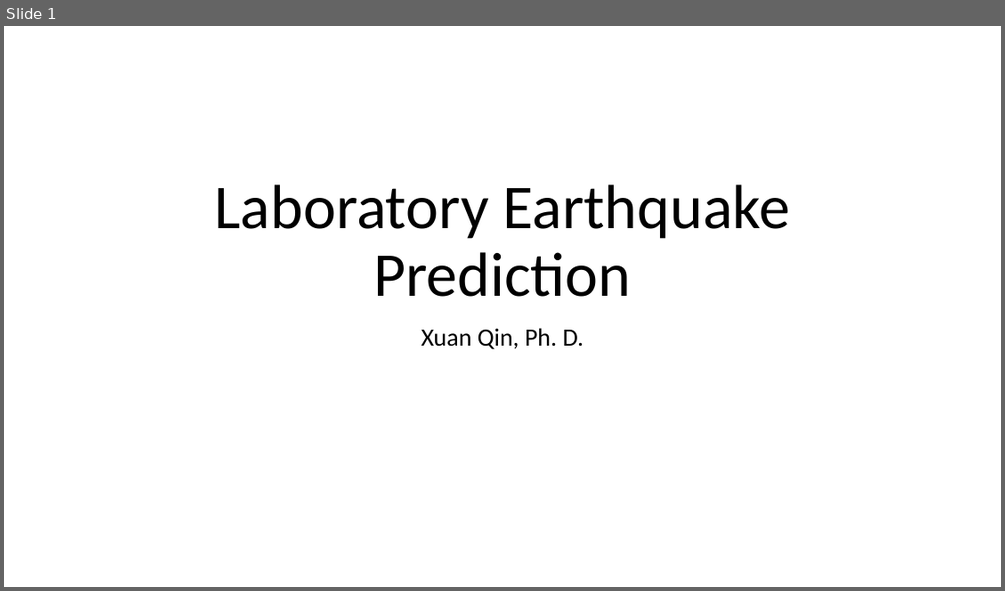
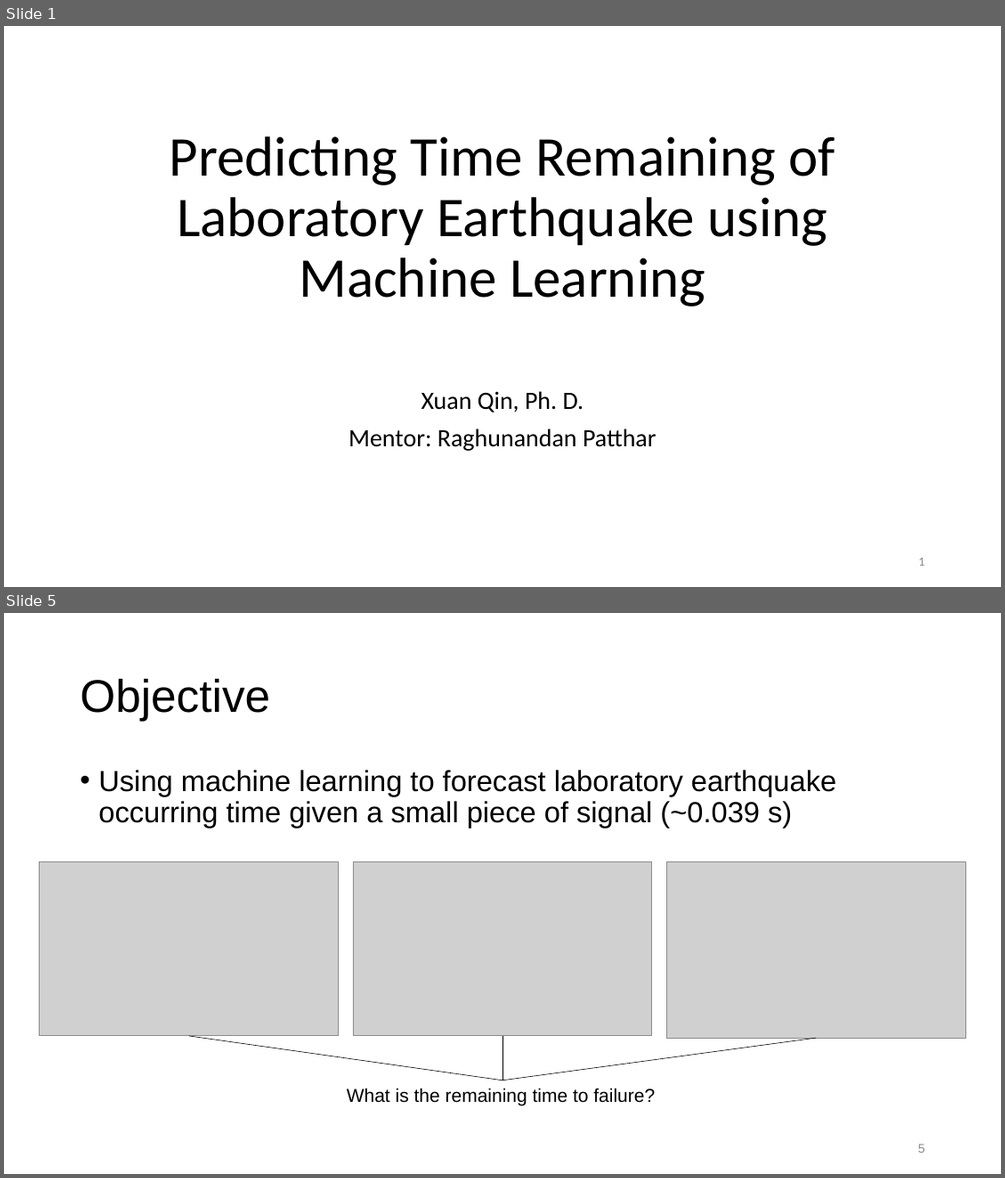
Before and after one commit to qq7933086/Laboratory_earthquake_time_prediction, a slide deck: Capstone_presentation_Laboratory Earthquake Prediction.pptx. Shown one above the other, each under a label of ours: slide 1 before the commit, slides 1 and 5 after it; the slides between them are not shown. The pictures are 1005x591 and 1005x1178 pixels, drawn with LibreOffice and Linux fonts; fonts in the diff are those of the drawing; grey boxes stand for pictures. Boxes give left, top, right and bottom in pixels: in the first picture for what was removed or moved away, otherwise in the second. Text is boxed around its words. In the diff, an @@ line names an element or a change of style, - is before the commit and + after.

```diff
--- a/Capstone_presentation_Laboratory Earthquake Prediction.pptx
+++ b/Capstone_presentation_Laboratory Earthquake Prediction.pptx
@@ slide 5 added at [4, 613, 1001, 1174], background #FFFFFF @@
@@ title added at [80, 678, 270, 721], 44 pt, text #000000 @@
+Objective
@@ text added at [98, 770, 836, 827], 28 pt, text #000000 @@
+• Using machine learning to forecast laboratory earthquake occurring time given a small piece of signal (~0.039 s)
@@ picture added at [39, 862, 339, 1037] @@
@@ picture added at [353, 862, 652, 1037] @@
@@ picture added at [666, 862, 966, 1038] @@
@@ line added from (189, 1036) to (502, 1080), #000000 0.5 pt @@
@@ line added from (502, 1036) to (502, 1080), #000000 0.5 pt @@
@@ line added from (816, 1038) to (502, 1080), #000000 0.5 pt @@
@@ text added at [347, 1087, 655, 1106], 18 pt, text #000000 @@
+What is the remaining time to failure?
@@ page number added at [918, 1143, 925, 1152], 12 pt, text #8C8C8C @@
+5
@@ slide 1 changed as well @@
@@ title at [170, 136, 834, 306]: text changed; size 60 to 54 pt @@
-Laboratory Earthquake Prediction
+Predicting Time Remaining of Laboratory Earthquake using Machine Learning
@@ subtitle "Xuan Qin, Ph. D." at [348, 391, 656, 451]: vertical alignment top to bottom @@
@@ subtitle at [348, 428, 656, 451]: paragraph added @@
+Mentor: Raghunandan Patthar
@@ page number added at [918, 557, 924, 565], 12 pt, text #8C8C8C @@
+1
```
Also in this commit, not shown: 17 other slides added.
